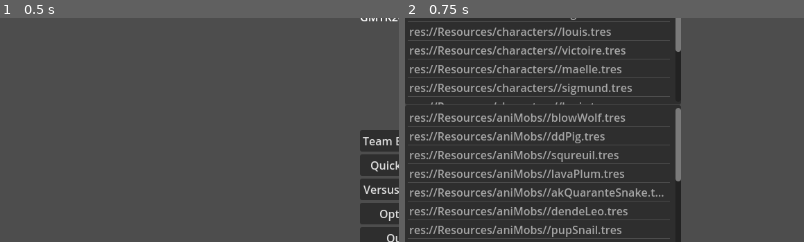
Above: before the commit, frames 1-2 (left to right).
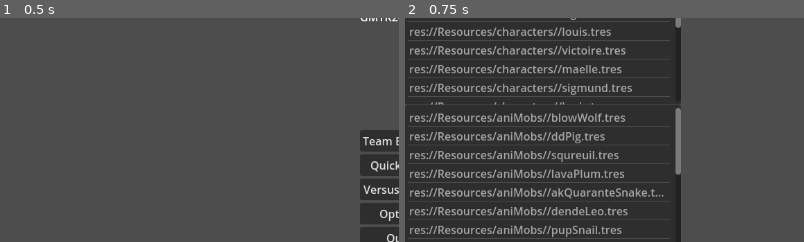
Above: after the commit, the same moments.

Repository: sassani134/GMTK2024_BTS
Game: Godot game, scene res://Scenes/start_scene.tscn
Two runs of this game, one before a commit and one after it. Both use one fixed random seed, a clock stepped at 60 frames per second and the inputs below.
Inputs:
- Up to frame 1 (0.5 s): no input
- Up to frame 2 (0.75 s): click "Team Builder" at 0.5 s
The pictures show only the part of the screen within x 0-50%, y 25-75%; the shares and areas given below are measured in that part.

Frame 1 is identical in both runs. In frame 2, 0.2% of the frame differs, in the area x 67-70%, y 3-74%.

Commit message:
Update team_build_scene.tscn

Diff:
--- a/Scenes/team_build_scene.tscn
+++ b/Scenes/team_build_scene.tscn
@@ -18,7 +18,7 @@
 layout_mode = 1
 offset_right = 398.0
 offset_bottom = 285.0
-item_count = 12
+item_count = 15
 item_0/text = "res://Resources/characters//maelle.tres"
 item_1/text = "res://Resources/characters//sigmund.tres"
 item_2/text = "res://Resources/characters//louis.tres"
@@ -31,6 +31,9 @@
 item_9/text = "res://Resources/characters//sigmund.tres"
 item_10/text = "res://Resources/characters//louis.tres"
 item_11/text = "res://Resources/characters//victoire.tres"
+item_12/text = "res://Resources/characters//00char.md"
+item_13/text = "res://Resources/characters//char_a_debug.tres"
+item_14/text = "res://Resources/characters//char_b_debug.tres"
 script = ExtResource("1_q1l3r")
 
 [node name="Panel" type="Panel" parent="ItemListCharacter"]
@@ -47,7 +50,7 @@
 offset_right = 398.0
 offset_bottom = -37.0
 grow_vertical = 2
-item_count = 34
+item_count = 38
 item_0/text = "res://Resources/aniMobs//blowWolf.tres"
 item_1/text = "res://Resources/aniMobs//ddPig.tres"
 item_2/text = "res://Resources/aniMobs//squreuil.tres"
@@ -82,6 +85,10 @@
 item_31/text = "res://Resources/aniMobs//pollen_rat.tres"
 item_32/text = "res://Resources/aniMobs//dokomo.tres"
 item_33/text = "res://Resources/aniMobs//xutXut.tres"
+item_34/text = "res://Resources/aniMobs//00animobs.md"
+item_35/text = "res://Resources/aniMobs//knife_debug.tres"
+item_36/text = "res://Resources/aniMobs//origami_debug.tres"
+item_37/text = "res://Resources/aniMobs//sculture_debug.tres"
 script = ExtResource("1_xd08l")
 
 [node name="TabContainer" type="TabBar" parent="ItemListAnimob"]
